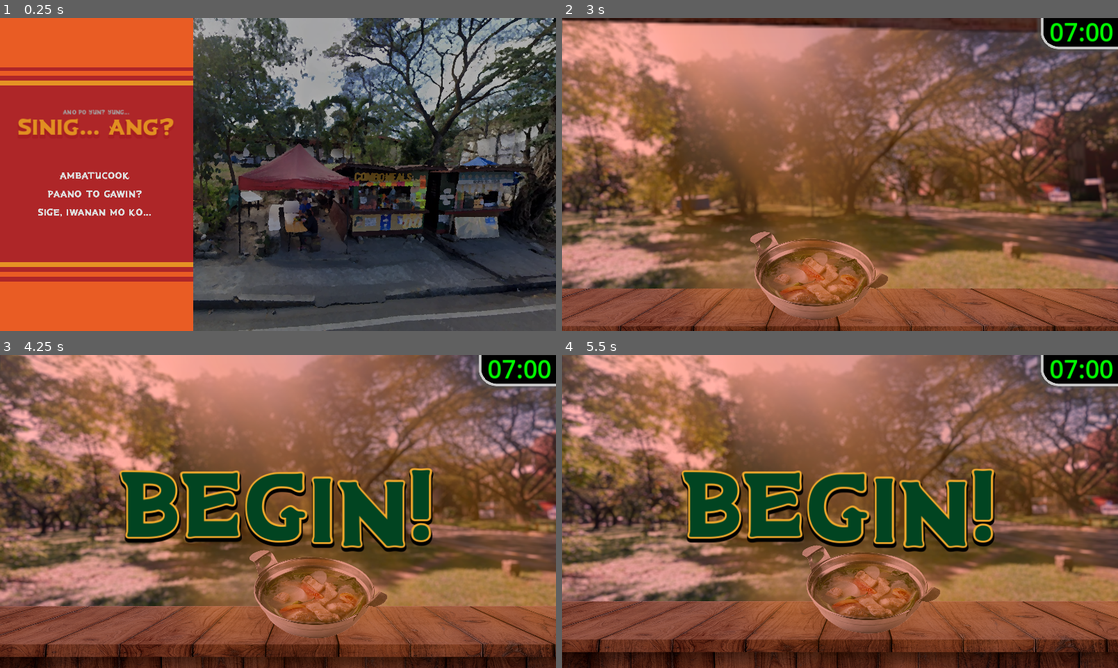
Above: before the commit, frames 1-4 (two rows, left to right).
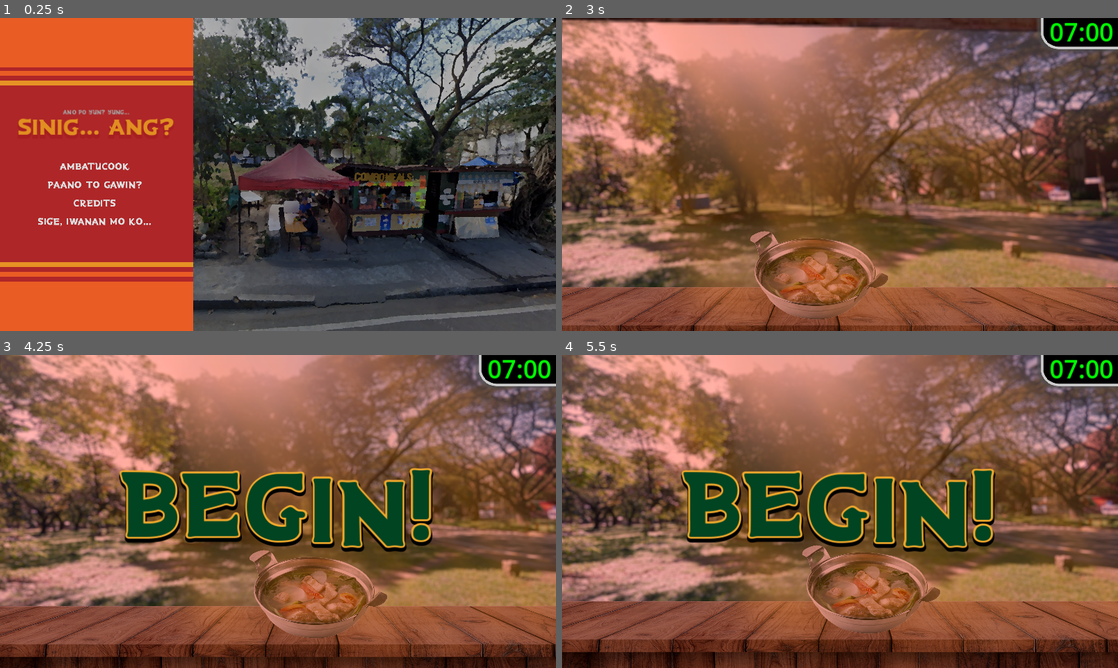
Above: after the commit, the same moments.

Repository: FlamingHerb/develup-chapter-1-quest
Game: Godot game, scene res://scenes/main_menu.tscn
The game is run twice, just before and just after one commit, with the same random seed, the same clock (stepped at 60 frames per second) and the same inputs. The engine's default icon, where the game draws it, is replaced by a stand-in: a white triangle on a blue panel in a dark square. Sound files missing from this copy of the repository are replaced by a short silence.
Inputs (mouse positions are in pixels of both pictures, inside the frame that each line leads up to):
- Up to frame 1 (0.25 s): no input
- Up to frame 2 (3 s): click (656, 205) at 0.5 s, where only the run after the commit has a clickable "Credits"; click "Ambatucook" at 1.25 s; click "sige, iwanan mo ko..." at 2 s; move the mouse to (962, 158) at 2.77 s; click (962, 158) at 2.92 s
- Up to frame 3 (4.25 s): move the mouse to (166, 527) at 3.52 s; click (166, 527) at 3.67 s
- Up to frame 4 (5.5 s): move the mouse to (895, 442) at 4.27 s; click (895, 442) at 4.42 s; move the mouse to (812, 574) at 5.02 s; click (812, 574) at 5.17 s

The runs differ from the first frame. In frame 1, 1.3% of the frame differs, in the area x 6-28%, y 46-67%; in frame 2, 4.1%, in the area x 0-100%, y 0-100%; in frame 3, less than 0.1%; in frame 4, nothing differs.

Commit message:
feat: credits panel added

Diff:
--- a/scenes/main_menu.tscn
+++ b/scenes/main_menu.tscn
@@ -1,14 +1,86 @@
-[gd_scene load_steps=6 format=3 uid="uid://dmdqtndi6rkpv"]
+[gd_scene load_steps=13 format=3 uid="uid://dmdqtndi6rkpv"]
 
 [ext_resource type="Texture2D" uid="uid://byal6h856ynn0" path="res://graphics/titlescreen.png" id="1_8yg3x"]
 [ext_resource type="Script" path="res://scripts/main_menu.gd" id="1_pqmpq"]
 [ext_resource type="PackedScene" uid="uid://b8ww0a1pvgtar" path="res://scenes/game_main.tscn" id="2_tokvt"]
 [ext_resource type="FontFile" uid="uid://2ne5fj81qgw" path="res://fonts/pipanganan_web.ttf" id="4_c7in5"]
 [ext_resource type="PackedScene" uid="uid://68su2xs0crgu" path="res://scenes/main_menu_comp/button.tscn" id="5_0ggim"]
+[ext_resource type="LabelSettings" uid="uid://x0rjm3djm1b8" path="res://scenes/themes/credits_default.tres" id="6_nptu6"]
+
+[sub_resource type="Animation" id="Animation_ga7y3"]
+resource_name = "new_animation"
+tracks/0/type = "value"
+tracks/0/imported = false
+tracks/0/enabled = true
+tracks/0/path = NodePath("CreditsPanel:position")
+tracks/0/interp = 1
+tracks/0/loop_wrap = true
+tracks/0/keys = {
+"times": PackedFloat32Array(0, 1),
+"transitions": PackedFloat32Array(0.25, 1),
+"update": 0,
+"values": [Vector2(1192, 74), Vector2(416, 74)]
+}
+
+[sub_resource type="Animation" id="Animation_lsejr"]
+length = 0.001
+tracks/0/type = "value"
+tracks/0/imported = false
+tracks/0/enabled = true
+tracks/0/path = NodePath("CreditsPanel:position")
+tracks/0/interp = 1
+tracks/0/loop_wrap = true
+tracks/0/keys = {
+"times": PackedFloat32Array(0),
+"transitions": PackedFloat32Array(1),
+"update": 0,
+"values": [Vector2(1192, 74)]
+}
+
+[sub_resource type="Animation" id="Animation_b8sek"]
+resource_name = "hide_credits"
+tracks/0/type = "value"
+tracks/0/imported = false
+tracks/0/enabled = true
+tracks/0/path = NodePath("CreditsPanel:position")
+tracks/0/interp = 1
+tracks/0/loop_wrap = true
+tracks/0/keys = {
+"times": PackedFloat32Array(0, 1),
+"transitions": PackedFloat32Array(0.25, 1),
+"update": 0,
+"values": [Vector2(416, 74), Vector2(1192, 74)]
+}
+
+[sub_resource type="AnimationLibrary" id="AnimationLibrary_wongc"]
+_data = {
+"RESET": SubResource("Animation_lsejr"),
+"hide_credits": SubResource("Animation_b8sek"),
+"show_credits": SubResource("Animation_ga7y3")
+}
+
+[sub_resource type="StyleBoxFlat" id="StyleBoxFlat_iqt58"]
+bg_color = Color(0.682353, 0.14902, 0.156863, 1)
+border_width_top = 10
+border_width_bottom = 10
+border_color = Color(0.913725, 0.360784, 0.141176, 1)
+
+[sub_resource type="LabelSettings" id="LabelSettings_ekplp"]
+font = ExtResource("4_c7in5")
+font_size = 64
+font_color = Color(0.882353, 0.560784, 0.129412, 1)
+shadow_size = 8
+shadow_color = Color(0.65098, 0.117647, 0.129412, 1)
+shadow_offset = Vector2(1, 6)
 
 [node name="MainMenu" type="Node"]
 script = ExtResource("1_pqmpq")
 game_scene = ExtResource("2_tokvt")
+
+[node name="AnimationPlayer" type="AnimationPlayer" parent="."]
+libraries = {
+"": SubResource("AnimationLibrary_wongc")
+}
 
 [node name="TitleScreen" type="TextureRect" parent="."]
 modulate = Color(0.691357, 0.691357, 0.691357, 1)
@@ -146,10 +218,145 @@
 layout_mode = 2
 text = "Paano to gawin?"
 
+[node name="Credits" parent="MainMenuList" instance=ExtResource("5_0ggim")]
+layout_mode = 2
+text = "Credits"
+
 [node name="QuitGame" parent="MainMenuList" instance=ExtResource("5_0ggim")]
 layout_mode = 2
 text = "sige, iwanan mo ko..."
+
+[node name="CreditsPanel" type="Panel" parent="."]
+anchors_preset = 6
+anchor_left = 1.0
+anchor_top = 0.5
+anchor_right = 1.0
+anchor_bottom = 0.5
+offset_left = 40.0
+offset_top = -250.0
+offset_right = 760.0
+offset_bottom = 250.0
+grow_horizontal = 0
+grow_vertical = 2
+theme_override_styles/panel = SubResource("StyleBoxFlat_iqt58")
+
+[node name="CreditsLabel" type="Label" parent="CreditsPanel"]
+layout_mode = 1
+anchors_preset = 5
+anchor_left = 0.5
+anchor_right = 0.5
+offset_left = -142.0
+offset_top = 40.0
+offset_right = 142.0
+offset_bottom = 95.0
+grow_horizontal = 2
+text = "CREDITS"
+label_settings = SubResource("LabelSettings_ekplp")
+
+[node name="GridContainer" type="GridContainer" parent="CreditsPanel"]
+layout_mode = 0
+offset_left = 74.0
+offset_top = 121.0
+offset_right = 665.0
+offset_bottom = 469.0
+theme_override_constants/h_separation = 32
+theme_override_constants/v_separation = 20
+columns = 2
+
+[node name="GodRay" type="Label" parent="CreditsPanel/GridContainer"]
+layout_mode = 2
+text = "God Ray Shader"
+label_settings = ExtResource("6_nptu6")
+
+[node name="GodRay2" type="Label" parent="CreditsPanel/GridContainer"]
+layout_mode = 2
+text = "pendoo"
+label_settings = ExtResource("6_nptu6")
+
+[node name="Font" type="Label" parent="CreditsPanel/GridContainer"]
+layout_mode = 2
+text = "Font"
+label_settings = ExtResource("6_nptu6")
+
+[node name="Font2" type="Label" parent="CreditsPanel/GridContainer"]
+layout_mode = 2
+text = "Cid Gonzales"
+label_settings = ExtResource("6_nptu6")
+
+[node name="Graphics" type="Label" parent="CreditsPanel/GridContainer"]
+layout_mode = 2
+text = "Graphics"
+label_settings = ExtResource("6_nptu6")
+
+[node name="VBoxContainer2" type="VBoxContainer" parent="CreditsPanel/GridContainer"]
+layout_mode = 2
+theme_override_constants/separation = 10
+
+[node name="GFX1" type="Label" parent="CreditsPanel/GridContainer/VBoxContainer2"]
+layout_mode = 2
+text = "HiClipArt"
+label_settings = ExtResource("6_nptu6")
+
+[node name="GFX2" type="Label" parent="CreditsPanel/GridContainer/VBoxContainer2"]
+layout_mode = 2
+text = "Rpg Maker MV Animations"
+label_settings = ExtResource("6_nptu6")
+
+[node name="GFX3" type="Label" parent="CreditsPanel/GridContainer/VBoxContainer2"]
+layout_mode = 2
+text = "RPG Maker RTP"
+label_settings = ExtResource("6_nptu6")
+
+[node name="GFX4" type="Label" parent="CreditsPanel/GridContainer/VBoxContainer2"]
+layout_mode = 2
+text = "TWO Random Spots in UPD"
+label_settings = ExtResource("6_nptu6")
+
+[node name="BGM" type="Label" parent="CreditsPanel/GridContainer"]
+layout_mode = 2
+text = "BGM"
+label_settings = ExtResource("6_nptu6")
+
+[node name="BGM2" type="Label" parent="CreditsPanel/GridContainer"]
+layout_mode = 2
+text = "Cook, Serve, Delicious TWO OST"
+label_settings = ExtResource("6_nptu6")
+
+[node name="SFX" type="Label" parent="CreditsPanel/GridContainer"]
+layout_mode = 2
+text = "SFX"
+label_settings = ExtResource("6_nptu6")
+
+[node name="VBoxContainer" type="VBoxContainer" parent="CreditsPanel/GridContainer"]
+layout_mode = 2
+theme_override_constants/separation = 10
+
+[node name="SFX2" type="Label" parent="CreditsPanel/GridContainer/VBoxContainer"]
+layout_mode = 2
+text = "ZapSplat"
+label_settings = ExtResource("6_nptu6")
+
+[node name="SFX3" type="Label" parent="CreditsPanel/GridContainer/VBoxContainer"]
+layout_mode = 2
+text = "SFX"
+label_settings = ExtResource("6_nptu6")
+
+[node name="SFX4" type="Label" parent="CreditsPanel/GridContainer/VBoxContainer"]
+layout_mode = 2
+text = "RPG Maker XP/Ace/MV RTP"
+label_settings = ExtResource("6_nptu6")
+
+[node name="Challenge" type="Label" parent="CreditsPanel/GridContainer"]
+layout_mode = 2
+text = "Bonus Mechanic"
+label_settings = ExtResource("6_nptu6")
+
+[node name="Challenge2" type="Label" parent="CreditsPanel/GridContainer"]
+layout_mode = 2
+text = "Reia"
+label_settings = ExtResource("6_nptu6")
 
 [connection signal="pressed" from="MainMenuList/StartGame" to="." method="_on_start_game_pressed"]
 [connection signal="pressed" from="MainMenuList/HowToPlay" to="." method="_on_how_to_play_pressed"]
+[connection signal="pressed" from="MainMenuList/Credits" to="." method="_on_credits_pressed"]
 [connection signal="pressed" from="MainMenuList/QuitGame" to="." method="_on_quit_game_pressed"]
--- /dev/null
+++ b/scenes/themes/credits_default.tres
@@ -0,0 +1,7 @@
+[gd_resource type="LabelSettings" load_steps=2 format=3 uid="uid://x0rjm3djm1b8"]
+
+[ext_resource type="FontFile" uid="uid://2ne5fj81qgw" path="res://fonts/pipanganan_web.ttf" id="1_406ma"]
+
+[resource]
+font = ExtResource("1_406ma")
+font_size = 20
--- a/scripts/main_menu.gd
+++ b/scripts/main_menu.gd
@@ -1,6 +1,18 @@
 extends Node
 
+@onready var anim_player = $AnimationPlayer
+@onready var current_scene: String = ""
+
 @export var game_scene: PackedScene
+
+var transition_sfx = [
+	"res://audio/sfx/transition_swing_001.mp3",
+	"res://audio/sfx/transition_swing_002.mp3",
+	"res://audio/sfx/transition_swing_003.mp3",
+	"res://audio/sfx/transition_swing_004.mp3"
+]
+
+
 
 #===============================================================================
 # Engine Signature/Signals functions
@@ -23,9 +35,17 @@
 	get_tree().change_scene_to_packed(game_scene)
 
 
-
 func _on_how_to_play_pressed() -> void:
 	pass # Replace with function body.
+
+func _on_credits_pressed() -> void:
+	AudioManager.sfx_play(transition_sfx.pick_random())
+	if current_scene == "credits":
+		current_scene = ""
+		anim_player.play("hide_credits")
+	else:
+		current_scene = "credits"
+		anim_player.play("show_credits")
 
 func _on_quit_game_pressed() -> void:
 	get_tree().quit()
